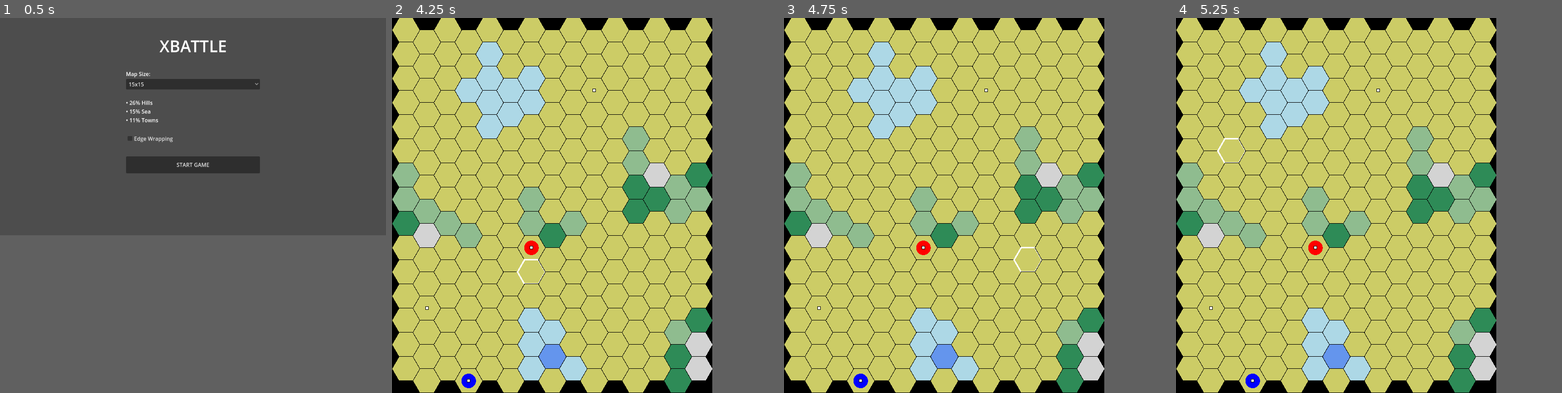
Above: before the commit, frames 1-4 (left to right).
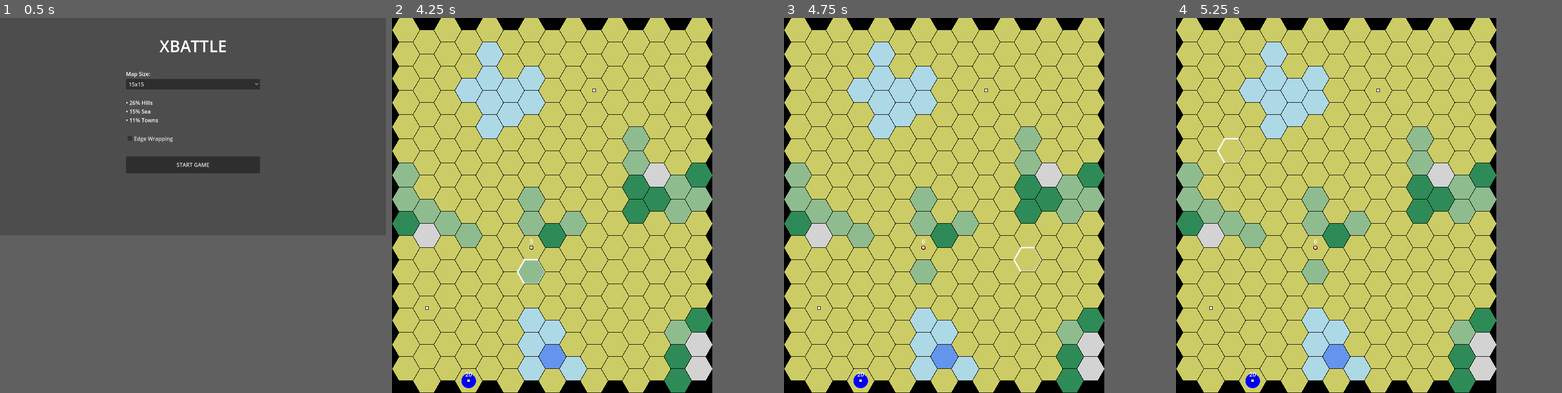
Above: after the commit, the same moments.

Repository: mmehmet/xbattle
Game: Godot game, scene res://Main.tscn
The game is run twice, just before and just after one commit, with the same random seed, the same clock (stepped at 60 frames per second) and the same inputs.
Inputs (mouse positions are in pixels of both pictures, inside the frame that each line leads up to):
- Up to frame 1 (0.5 s): no input
- Up to frame 2 (4.25 s): click "START GAME" at 0.5 s; tap Enter at 1.25, 2.75 s; move the mouse to (585, 126) at 1.27 s; hold D 1.28-2.03 s; tap F at 1.35, 3.8 s; click (585, 126) at 1.42 s; tap B at 1.55, 2.1 s; tap Space at 2, 3.5 s; move the mouse to (507, 138) at 2.02 s; hold S 2.03-2.78 s; click (507, 138) at 2.17 s; tap P at 2.3, 2.85 s; move the mouse to (623, 78) at 2.77 s; hold D from 2.78 s (still down); click (623, 78) at 2.92 s; tap R at 3.05, 3.6 s; move the mouse to (565, 171) at 3.52 s; click (565, 171) at 3.67 s
- Up to frame 3 (4.75 s): move the mouse to (1092, 160) at 4.27 s; release D at 4.28 s; hold A from 4.28 s (still down); tap F at 4.35 s; click (1092, 160) at 4.42 s; tap B at 4.55 s
- Up to frame 4 (5.25 s): keep holding A; tap Enter at 5 s; move the mouse to (1253, 93) at 5.02 s; tap B at 5.1 s; click (1253, 93) at 5.17 s

Frame 1 is identical in both runs. In frame 2, 0.4% of the frame differs, in the area x 19-40%, y 58-96%; in frame 3, 0.5%; in frame 4, 0.5%.

Commit message:
implement keyboard commands

Diff:
--- a/scripts/Board.gd
+++ b/scripts/Board.gd
@@ -30,7 +30,7 @@
 @export var height: int = 15
 @export var border_width: int = 1
 @export var show_direction_vectors: bool = true
-@export var show_troop_numbers: bool = false
+@export var show_troop_numbers: bool = true
 
 # Cell storage
 var cell_height: int = Cell.DEFAULT_CELL_SIZE
@@ -44,6 +44,7 @@
 # UI state
 var selected_cell: Cell = null
 var mouse_down: bool = false
+var hovered_cell: Cell = null
 
 func _init(board_width: int = 15, board_height: int = 15):
     width = board_width
@@ -56,6 +57,24 @@
     gui_input.connect(_on_gui_input)
     setup_initial_window()
     get_viewport().size_changed.connect(_on_viewport_resized)
+    set_process_input(true)
+
+func _input(event):
+    if event is InputEventKey and event.pressed and hovered_cell:
+        var command = key_to_command(event.keycode)
+        if command >= 0:
+            game_manager.on_cell_command(hovered_cell, command)
+
+func key_to_command(keycode: int) -> int:
+   match keycode:
+       KEY_A: return GameManager.CMD_ATTACK
+       KEY_D: return GameManager.CMD_DIG
+       KEY_F: return GameManager.CMD_FILL
+       KEY_B: return GameManager.CMD_BUILD
+       KEY_S: return GameManager.CMD_SCUTTLE
+       KEY_P: return GameManager.CMD_PARATROOPS
+       KEY_R: return GameManager.CMD_ARTILLERY
+       _: return -1
 
 func _on_viewport_resized():
     var viewport = get_viewport().get_visible_rect().size
@@ -387,11 +406,13 @@
             else:
                 mouse_down = false
 
-    elif event is InputEventMouseMotion and mouse_down:
-        var cell = get_cell_at_position(event.position)
-        if cell and cell != selected_cell:
-            selected_cell = cell
-            queue_redraw()
+    elif event is InputEventMouseMotion:
+        hovered_cell = get_cell_at_position(event.position)
+        if mouse_down:
+            var cell = hovered_cell
+            if cell and cell != selected_cell:
+                selected_cell = cell
+                queue_redraw()
 
 func handle_cell_click(cell: Cell, event: InputEventMouseButton):
     if not game_manager:
--- a/scripts/Cell.gd
+++ b/scripts/Cell.gd
@@ -3,6 +3,9 @@
 
 # Core cell properties based on original xbattle
 const DEFAULT_CELL_SIZE: int = 50
+const TOWN_MIN: int = 50
+const MAX_TROOPS: int = 20
+
 @export var x: int = 0
 @export var y: int = 0
 @export var index: int = 0
@@ -72,7 +75,7 @@
 # Get maximum troop capacity for this cell
 func get_max_capacity() -> int:
     # Default maxval from original, could be made configurable
-    return 20
+    return MAX_TROOPS
 
 # Check if cell is fighting (multiple sides present)
 func is_fighting() -> bool:
@@ -98,7 +101,7 @@
 
 # Check if this cell is a town
 func is_town() -> bool:
-    return growth >= 50  # TOWN_MIN from original
+    return growth >= TOWN_MIN
 
 # Get direction vector count
 func get_active_directions() -> int:
--- a/scripts/GameManager.gd
+++ b/scripts/GameManager.gd
@@ -1,5 +1,19 @@
 class_name GameManager
 extends Node
+
+# Command constants
+const CMD_ATTACK = 3
+const CMD_DIG = 6
+const CMD_FILL = 8
+const CMD_BUILD = 10
+const CMD_SCUTTLE = 12
+const CMD_PARATROOPS = 14
+const CMD_ARTILLERY = 16
+
+# Cost constants
+const COST_DIG = 20
+const COST_FILL = 15
+const COST_BUILD = 20
 
 # Game state
 @export var board: Board
@@ -246,6 +260,76 @@
 
     cell_changed.emit(cell)
 
+func on_cell_command(cell: Cell, command: int):
+    if command != CMD_DIG and command != CMD_FILL and cell.side != current_player:
+        return
+
+    match command:
+        CMD_ATTACK: execute_attack(cell)
+        CMD_DIG: execute_dig(cell)
+        CMD_FILL: execute_fill(cell)
+        CMD_BUILD: execute_build(cell)
+        CMD_SCUTTLE: execute_scuttle(cell)
+        CMD_PARATROOPS: execute_paratroops(cell)
+        CMD_ARTILLERY: execute_artillery(cell)
+
+func execute_attack(cell: Cell):
+    # Basic attack - boost troop movement temporarily
+    for i in Cell.MAX_DIRECTIONS:
+        if cell.connections[i] != null:
+            cell.set_direction(i, true)
+    cell_changed.emit(cell)
+
+func execute_dig(cell: Cell):
+    if cell.level <= -2:  # Already at min depth
+        return
+
+    # Find adjacent friendly cell with enough troops
+    for connection in cell.connections:
+        if connection != null and connection.side == current_player and connection.get_troop_count() >= COST_DIG:
+            connection.set_troops(connection.side, connection.get_troop_count() - COST_DIG)
+            cell.level -= 1
+            cell_changed.emit(cell)
+            cell_changed.emit(connection)
+            play_success_sound()
+            return
+
+func execute_fill(cell: Cell):
+    # Raise terrain level, costs troops
+    if cell.level > 2:
+        return # nothing left to fill
+
+    for connection in cell.connections:
+        if connection != null and connection.side == current_player and connection.get_troop_count() >= COST_FILL:
+            connection.set_troops(connection.side, connection.get_troop_count() - COST_FILL)
+            cell.level += 1
+            cell_changed.emit(cell)
+            cell_changed.emit(connection)
+            play_success_sound()
+            return
+
+func execute_build(cell: Cell):
+    # Build/upgrade town
+    if cell.get_troop_count() >= COST_BUILD:
+        cell.set_troops(cell.side, cell.get_troop_count() - COST_BUILD)
+        cell.growth = min(cell.growth + 25, 100)
+        cell_changed.emit(cell)
+        play_success_sound()
+
+func execute_scuttle(cell: Cell):
+    # Destroy all troops in cell
+    cell.set_troops(cell.side, 0)
+    cell.side = Cell.SIDE_NONE
+    cell_changed.emit(cell)
+
+func execute_paratroops(cell: Cell):
+    # TODO: Implement airborne assault
+    print("Paratroops not implemented yet")
+
+func execute_artillery(cell: Cell):
+    # TODO: Implement ranged attack
+    print("Artillery not implemented yet")
+
 # Game control functions
 func pause_game():
     is_paused = true
@@ -288,3 +372,13 @@
 func toggle_growth(enabled: bool):
     enable_growth = enabled
     print("Growth %s" % ("enabled" if enabled else "disabled"))
+
+# Misc
+func play_success_sound():
+    var audio = AudioStreamPlayer.new()
+    add_child(audio)
+    var beep = AudioStreamGenerator.new()
+    beep.mix_rate = 22050
+    audio.stream = beep
+    audio.play()
+    audio.finished.connect(func(): audio.queue_free())
